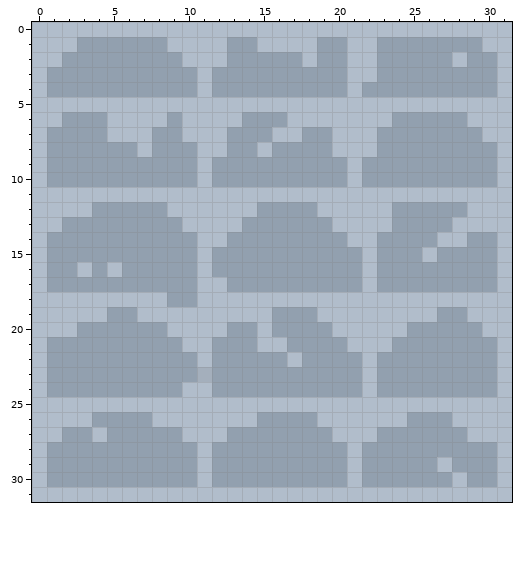
A pixel-art sprite gets an edit: out/production/SDK/tiles/wall.png. Above is the file before it was changed.
The file is 32x32 pixels.
The same view after the edit:
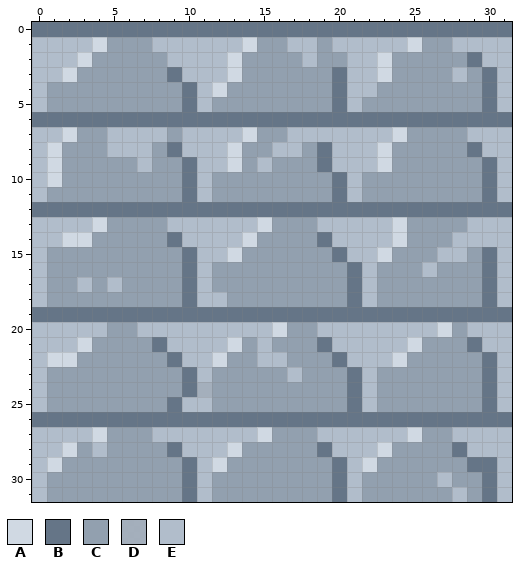
Palette (. is transparent): A #d0d9e3  B #657587  C #92a0af  D #b1bdcbe1  E #b1bdcb
The exact change:
@@ x 0..31 @@
- 0 EEEEEEEEEEEEEEEEEEEEEEEEEEEEEEEE
- 1 EEECCCCCCEEEECCEEEECCEECCCCCCCEE
- 2 EECCCCCCCCEEECCCCCECCEECCCCCECCE
- 3 ECCCCCCCCCCECCCCCCCCCEECCCCCCCCE
- 4 ECCCCCCCCCCECCCCCCCCCECCCCCCCCCE
- 5 EEEEEEEEEEEEEEEEEEEEEEEEEEEEEEEE
- 6 EECCCEEEECEEEECCCEEEEEEECCCCCEEE
- 7 ECCCCEEECCEEECCCEECCEEECCCCCCCEE
- 8 ECCCCCCECCCEECCECCCCEEECCCCCCCCE
- 9 ECCCCCCCCCCECCCCCCCCCECCCCCCCCCE
-10 ECCCCCCCCCCECCCCCCCCCECCCCCCCCCE
-11 EEEEEEEEEEEEEEEEEEEEEEEEEEEEEEEE
-12 EEEECCCCCEEEEEECCCCEEEEECCCCCEEE
-13 EECCCCCCCCEEEECCCCCCEEEECCCCEEEE
-14 ECCCCCCCCCCEECCCCCCCCEECCCCEECCE
-15 ECCCCCCCCCCECCCCCCCCCCECCCECCCCE
-16 ECCECECCCCCECCCCCCCCCCECCCCCCCCE
-17 ECCCCCCCCCCEECCCCCCCCCECCCCCCCCE
-18 EEEEEEEEECCEEEEEEEEEEEEEEEEEEEEE
-19 EEEEECCEEEEEEEEECCCEEEEEEEECCEEE
-20 EEECCCCCCEEEECCECCCCEEEEECCCCCEE
-21 ECCCCCCCCCEECCCEECCCCEEECCCCCCCE
-22 ECCCCCCCCCCECCCCCECCCCECCCCCCCCE
-23 ECCCCCCCCCCDCCCCCCCCCCECCCCCCCCE
-24 ECCCCCCCCCEECCCCCCCCCCECCCCCCCCE
-25 EEEEEEEEEEEEEEEEEEEEEEEEEEEEEEEE
-26 EEEECCCCEEEEEEECCCCEEEEEECCCEEEE
-27 EECCECCCCCEEECCCCCCCEEECCCCCCEEE
-28 ECCCCCCCCCCECCCCCCCCCECCCCCCCCCE
-29 ECCCCCCCCCCECCCCCCCCCECCCCCECCCE
-30 ECCCCCCCCCCECCCCCCCCCECCCCCCECCE
-31 EEEEEEEEEEEEEEEEEEEEEEEEEEEEEEEE
+ 0 BBBBBBBBBBBBBBBBBBBBBBBBBBBBBBBB
+ 1 EEEEACCCEEEEEEACCEECEEEEEACCEEEE
+ 2 EEEACCCCCEEEEACCCCECCEEACCCCCBEE
+ 3 EEACCCCCCBEEEACCCCCCBEEACCCCECBE
+ 4 ECCCCCCCCCBEACCCCCCCBEECCCCCCCBE
+ 5 ECCCCCCCCCBECCCCCCCCBECCCCCCCCBE
+ 6 BBBBBBBBBBBBBBBBBBBBBBBBBBBBBBBB
+ 7 EEACCEEEECEEEEACCEEEEEEEACCCCEEE
+ 8 EACCCEEECBEEEACCEECBEEEACCCCCBEE
+ 9 EACCCCCECCBEEACECCCBEEEACCCCCCBE
+10 EACCCCCCCCBECCCCCCCCBECCCCCCCCBE
+11 ECCCCCCCCCBECCCCCCCCBECCCCCCCCBE
+12 BBBBBBBBBBBBBBBBBBBBBBBBBBBBBBBB
+13 EEEEACCCCEEEEEEACCCEEEEEACCCCEEE
+14 EEAACCCCCBEEEEACCCCBEEEEACCCEEEE
+15 ECCCCCCCCCBEEACCCCCCBEEACCCEECBE
+16 ECCCCCCCCCBECCCCCCCCCBECCCECCCBE
+17 ECCECECCCCBECCCCCCCCCBECCCCCCCBE
+18 ECCCCCCCCCBEECCCCCCCCBECCCCCCCBE
+19 BBBBBBBBBBBBBBBBBBBBBBBBBBBBBBBB
+20 EEEEECCEEEEEEEEEACCEEEEEEEEACEEE
+21 EEEACCCCBEEEEACECCCBEEEEEACCCBEE
+22 EAACCCCCCBEEACCEECCCBEEEACCCCCBE
+23 ECCCCCCCCCBECCCCCECCCBECCCCCCCBE
+24 ECCCCCCCCCBDCCCCCCCCCBECCCCCCCBE
+25 ECCCCCCCCBEECCCCCCCCCBECCCCCCCBE
+26 BBBBBBBBBBBBBBBBBBBBBBBBBBBBBBBB
+27 EEEEACCCEEEEEEEACCCEEEEEEACCEEEE
+28 EEACECCCCBEEEACCCCCBEEEACCCCBEEE
+29 EACCCCCCCCBEACCCCCCCBEACCCCCCBBE
+30 ECCCCCCCCCBECCCCCCCCBECCCCCECCBE
+31 ECCCCCCCCCBECCCCCCCCBECCCCCCECBE
Changed places in both pictures, as pixel boxes (x1, y1, x2, y2):
changed: (32, 22, 512, 502)
